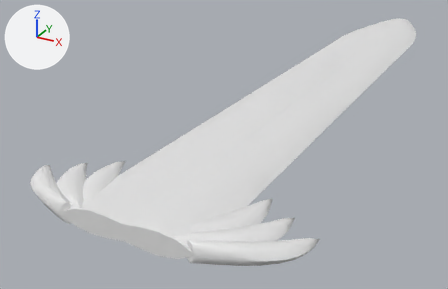
One commit to the glTF model godot/assets/waffen/modelle/messerklinge/t5_3.glb: the scene before it, then after it.
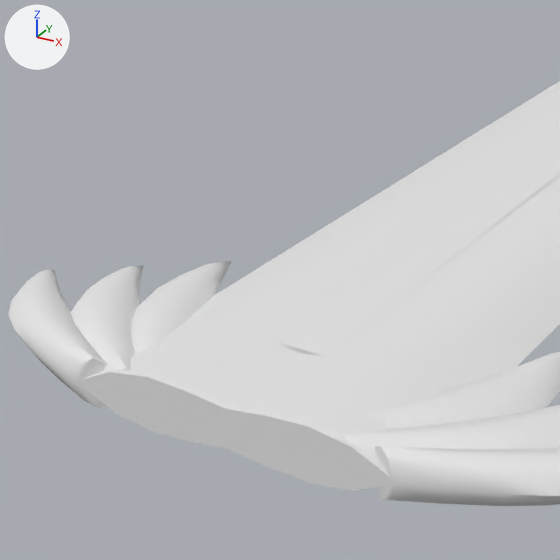
There are two pictures of each version: one whole from a 50 mm lens placed at (0.079, -0.01, 0.0756), pointed at (-0.0277, 0.1841, -0.0215), one close up on the part from 6% to 59% of the width and 17% to 100% of the height. The lights are fixed; the arrows at upper left show +X, +Y and +Z. The older version's two pictures come first. Vertices at exactly the same position are counted once.

The first close-up shows 'messerklinge_t5_3'.
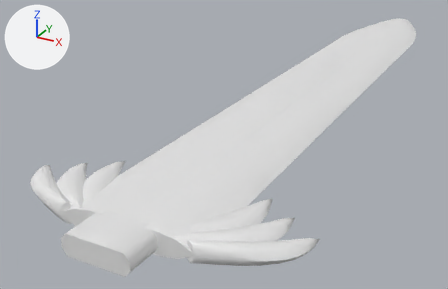
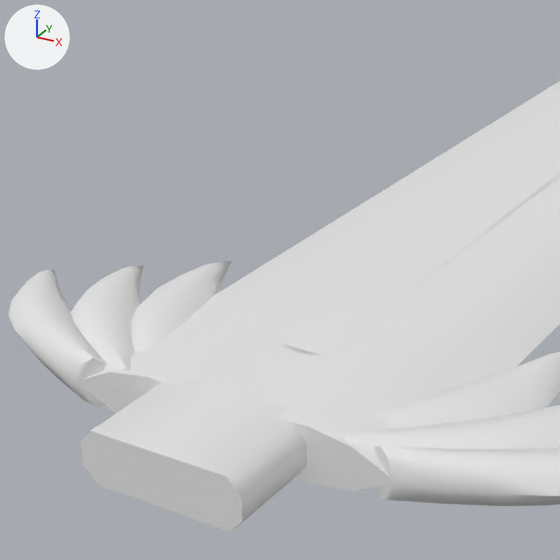
Boxes [x1, y1, x2, y2] around the edits, measured in the close-ups (560 x 560 px):
'messerklinge_t5_3', reshaped
    before: [8, 81, 560, 506]
    after: [8, 81, 560, 532]
part 1 of me_messerklinge_t5_3, added
    after: [81, 378, 307, 532]

The change, as a diff of the scene's bpy script:
```diff
--- a/godot/assets/waffen/modelle/messerklinge/t5_3.glb.py
+++ b/godot/assets/waffen/modelle/messerklinge/t5_3.glb.py
@@ me_messerklinge_t5_3 @@
 # used by ob_messerklinge_t5_3; location = (0.0, 0.0, 0.0)
-me_messerklinge_t5_3.from_pydata(...)  # 811 vertices, 1554 faces; spans x -0.04..0.04, y 0.086..0.344, z -0.003..0.003
+me_messerklinge_t5_3.from_pydata(...)  # 827 vertices, 1582 faces; spans x -0.04..0.04, y 0.076..0.344, z -0.003..0.003
+# me_messerklinge_t5_3 part 1: a new loose piece of 16 vertices spanning x -0.009..0.009, y 0.076..0.088, z -0.003..0.003, in mat_klinge (white #e7e7e7)
 me_messerklinge_t5_3.materials.append(mat_klinge)
```
